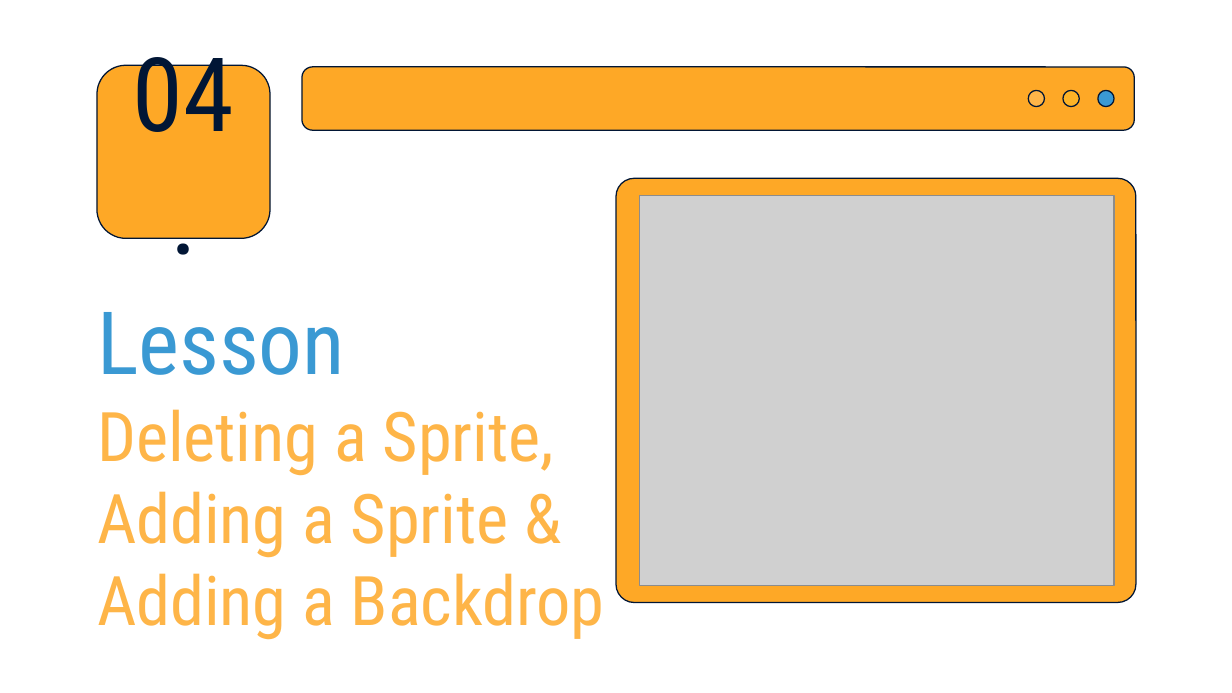
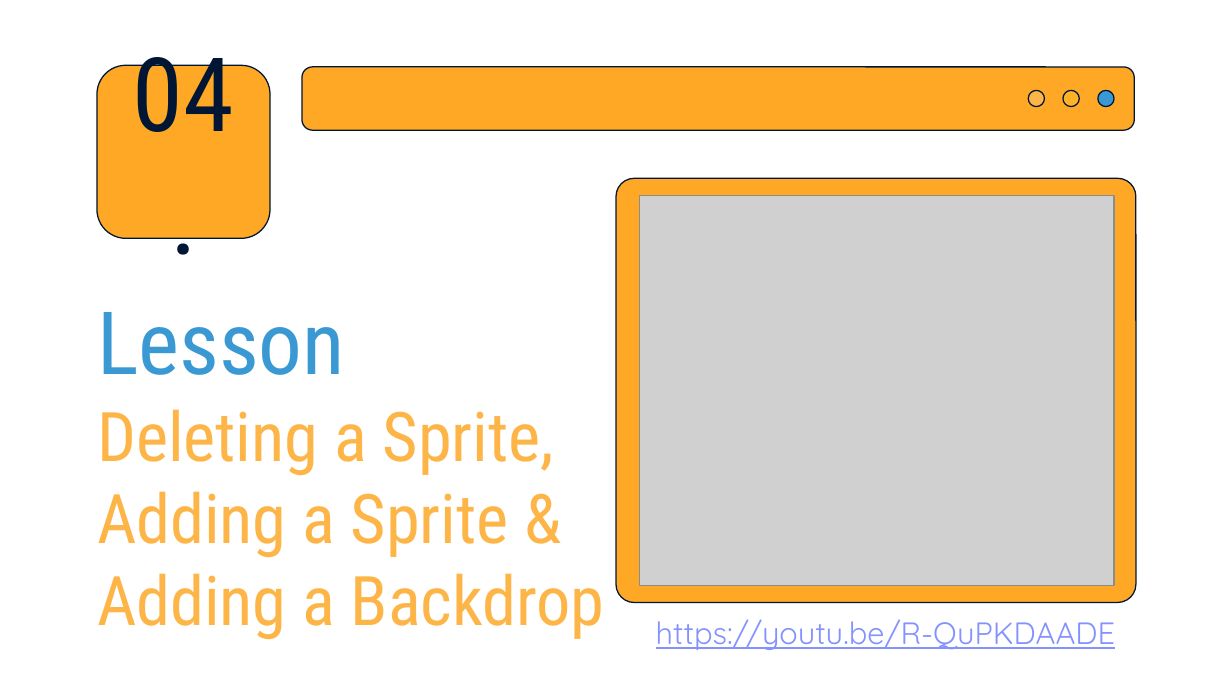
Before and after one commit to Vanshika-Mittal/scratch-tutorial, a slide deck: slide 14 of Scratch-Basics/Scratch-Basics.pptx. Drawn at 1232x693 pixels with LibreOffice and Linux fonts; fonts in the diff are those of the drawing; grey boxes stand for pictures. Boxes give left, top, right and bottom in pixels: in the first picture for what was removed or moved away, otherwise in the second. Text is boxed around its words. In the diff, an @@ line names an element or a change of style, - is before the commit and + after.

```diff
--- a/Scratch-Basics/Scratch-Basics.pptx
+++ b/Scratch-Basics/Scratch-Basics.pptx
@@ text added at <box>656,619,1115,650</box>, 18 pt, text #8492FF, underline @@
+https://youtu.be/R-QuPKDAADE
```
Also in this commit, not shown: 15 other slides changed.
